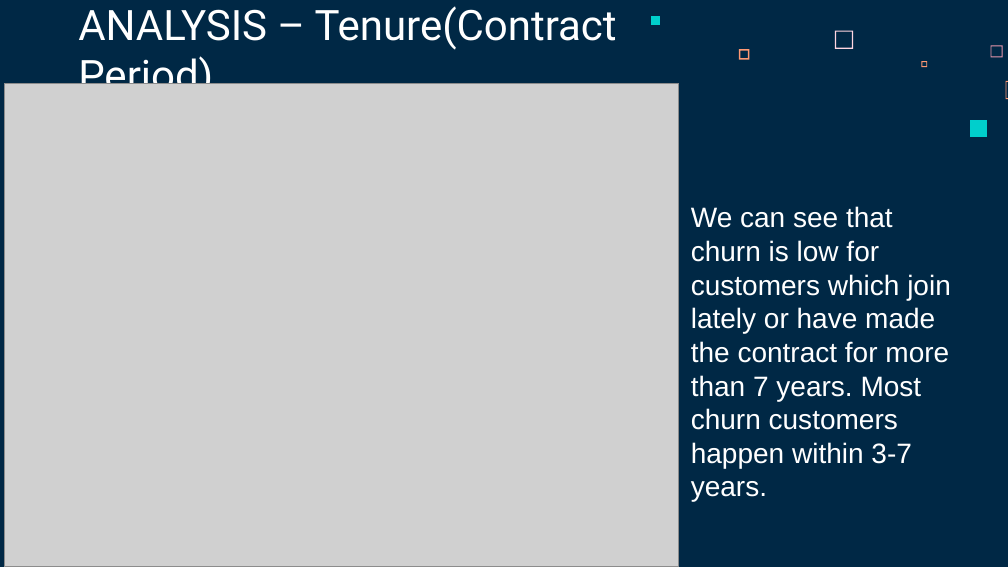
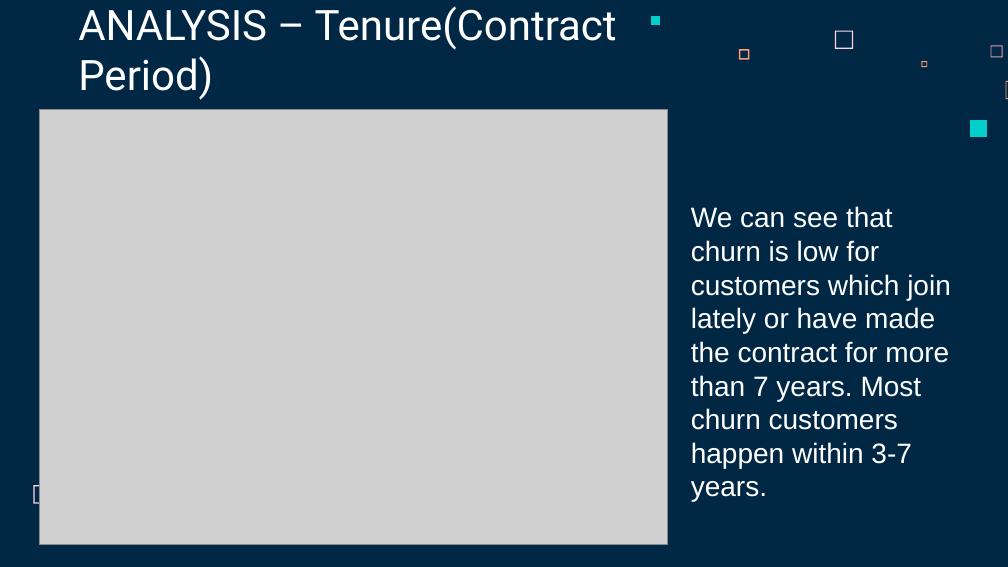
Before and after one commit to jakeye25/datascience, a slide deck: slide 10 of BCG case/Capstone Project Presentation.pptx (slide 11 before the commit). Drawn at 1008x567 pixels with LibreOffice and Linux fonts; fonts in the diff are those of the drawing; grey boxes stand for pictures. Boxes give left, top, right and bottom in pixels: in the first picture for what was removed or moved away, otherwise in the second. Text is boxed around its words. In the diff, an @@ line names an element or a change of style, - is before the commit and + after.

```diff
--- a/BCG case/Capstone Project Presentation.pptx
+++ b/BCG case/Capstone Project Presentation.pptx
@@ picture: place and size @@
-picture at <box>4,84,678,567</box>
+picture at <box>40,109,667,544</box>
@@ freeform shape added at <box>33,485,51,503</box>, fill #FFD6E1 @@
```
Also in this commit, not shown: 6 other slides changed, 5 slides added, 1 slide removed.
